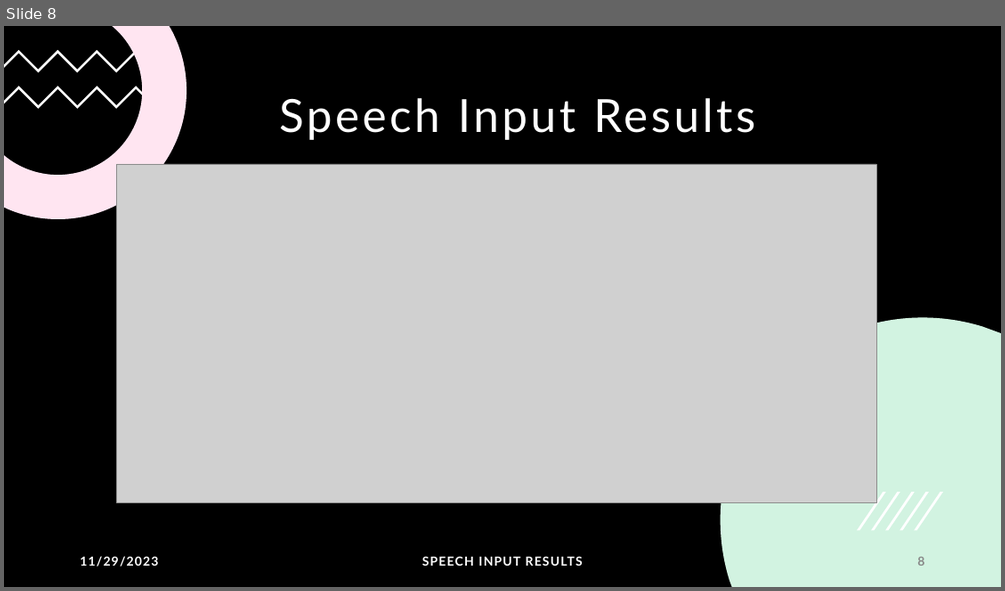
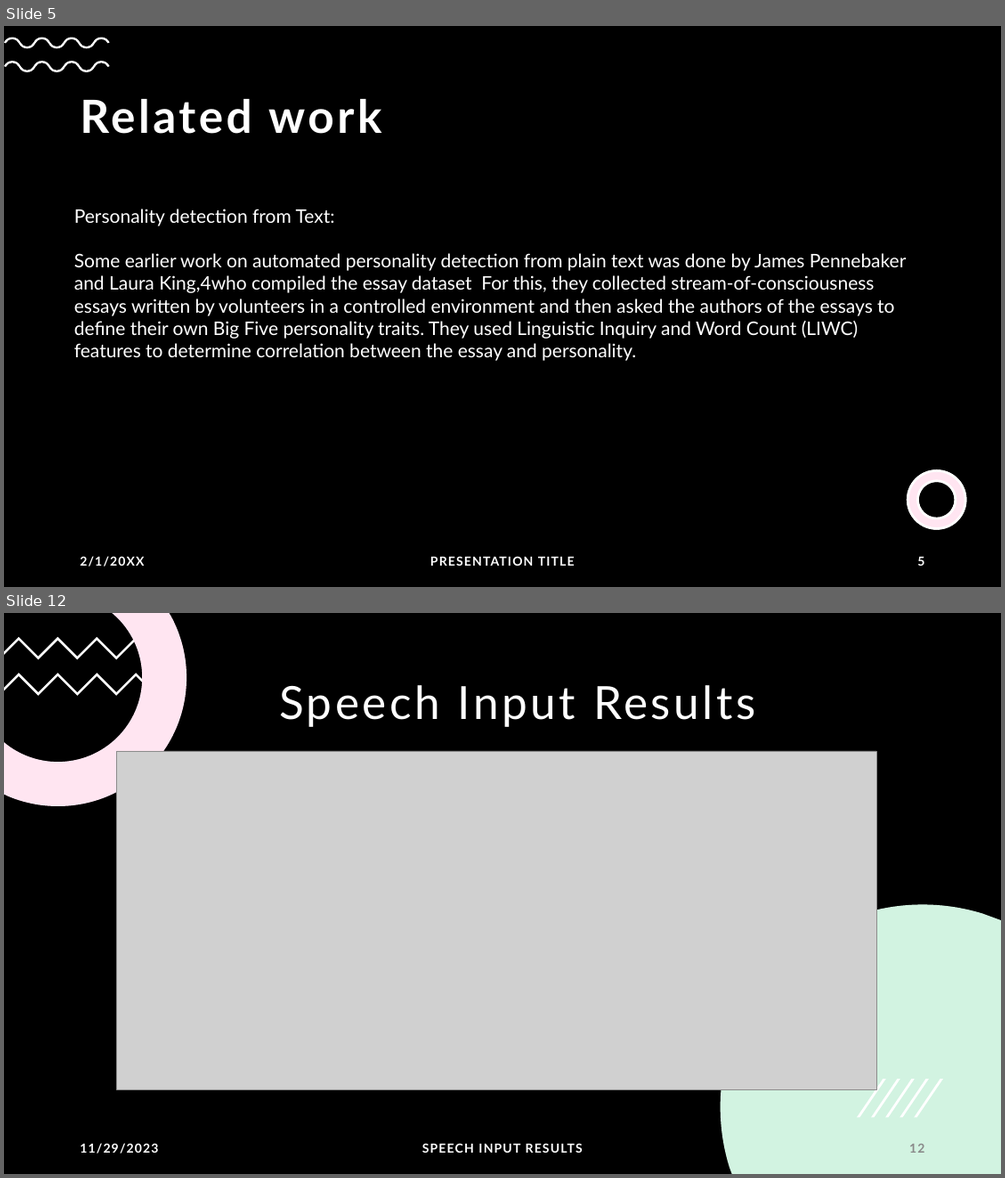
Before and after one commit to angelreddy09/DeepLearning-Project, a slide deck: EMOSENSE.pptx. Shown one above the other, each under a label of ours: slide 8 before the commit, slides 5 and 12 after it; the slides between them are not shown. The pictures are 1005x591 and 1005x1178 pixels, drawn with LibreOffice and Linux fonts; fonts in the diff are those of the drawing; grey boxes stand for pictures. Boxes give left, top, right and bottom in pixels: in the first picture for what was removed or moved away, otherwise in the second. Text is boxed around its words. In the diff, an @@ line names an element or a change of style, - is before the commit and + after.

```diff
--- a/EMOSENSE.pptx
+++ b/EMOSENSE.pptx
@@ slide 5 added at box(4, 26, 1001, 587), background #000000 @@
@@ freeform shape added at box(4, 38, 109, 48), fill #FFFFFF @@
@@ freeform shape added at box(4, 61, 109, 72), fill #FFFFFF @@
@@ title added at box(80, 99, 381, 134), 44 pt, text #FFFFFF, bold @@
+Related work
@@ text added at box(74, 208, 906, 361), 18 pt, text #FFFFFF @@
+Personality detection from Text:
+Some earlier work on automated personality detection from plain text was done by James Pennebaker and Laura King,4who compiled the essay dataset For this, they collected stream-of-consciousness essays written by volunteers in a controlled environment and then asked the authors of the essays to define their own Big Five personality traits. They used Linguistic Inquiry and Word Count (LIWC) features to determine correlation between the essay and personality.
@@ freeform shape added at box(908, 471, 966, 529), fill #FFFFFF, outline #FFFFFF 2.25 pt @@
@@ freeform shape added at box(908, 471, 966, 529), fill #FF80BD at 20% opacity, outline #FFFFFF 2.25 pt @@
@@ text added at box(80, 556, 144, 566), 12 pt, text #FFFFFF, bold @@
+2/1/20XX
@@ text added at box(430, 556, 574, 565), 12 pt, text #FFFFFF, bold @@
+PRESENTATION TITLE
@@ page number added at box(917, 556, 924, 565), 12 pt, text #FFFFFF, bold @@
+5
@@ what was slide 8 is now slide 12 @@
@@ page number at box(909, 1143, 924, 1152): text changed @@
-8
+12
```
Also in this commit, not shown: 5 slides changed, 6 other slides added.
